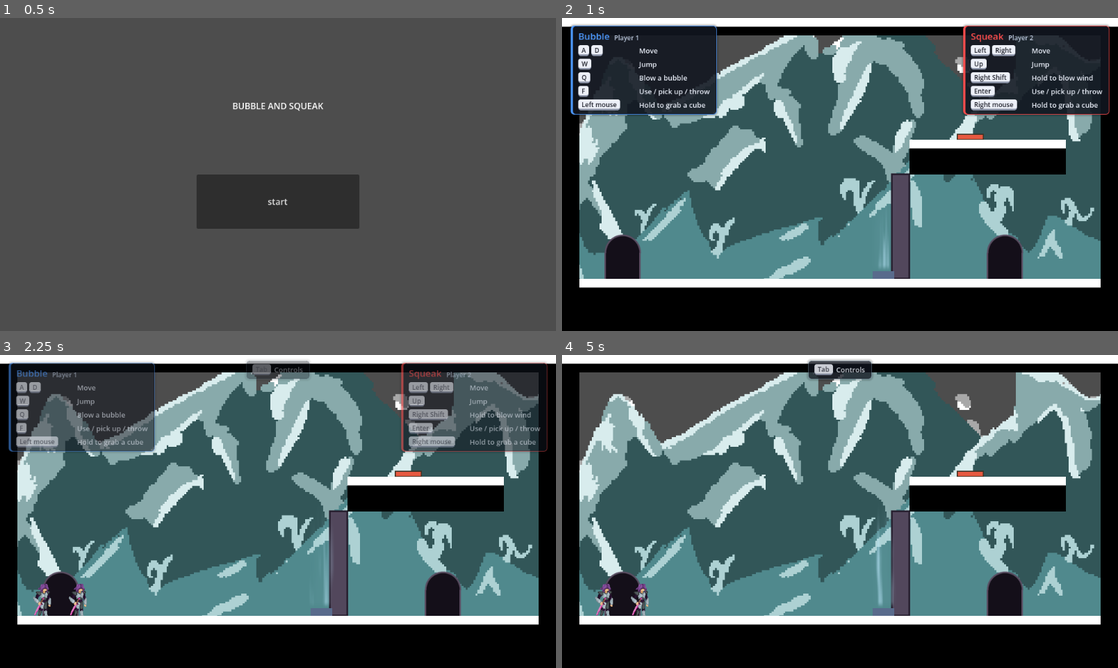
Above: before the commit, frames 1-4 (two rows, left to right).
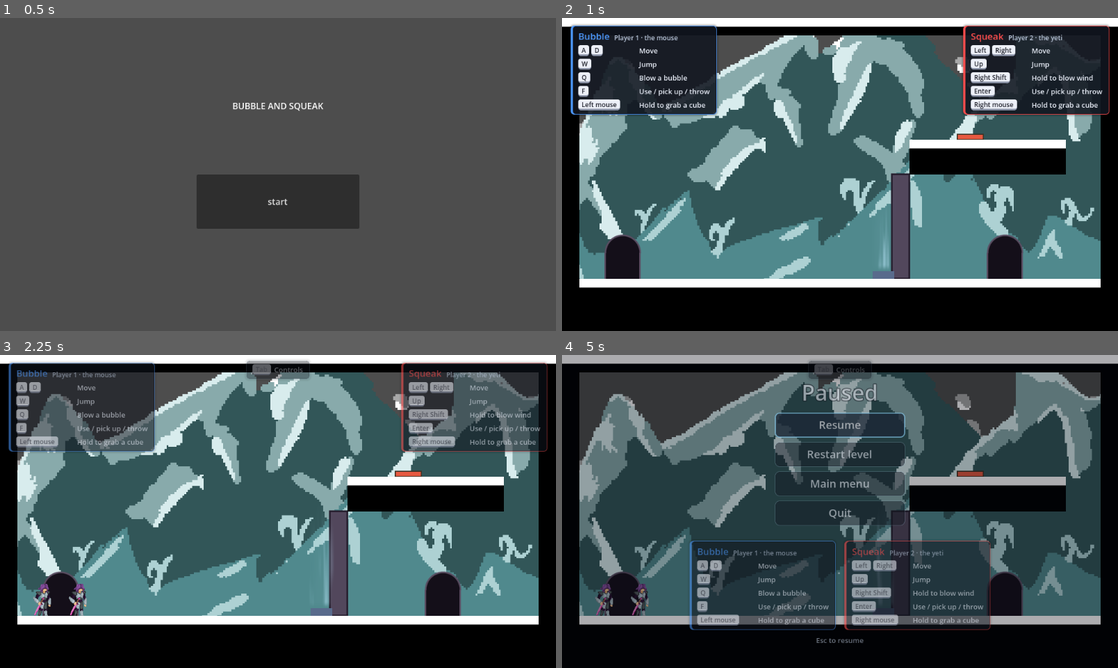
Above: after the commit, the same moments.

Repository: Michael-K-Williams/The-Eggbasket---ThreeThingGameSubmission2026
Game: Godot game, scene res://Scenes/main_menu.tscn
The game is run twice, just before and just after one commit, with the same random seed, the same clock (stepped at 60 frames per second) and the same inputs.
Inputs:
- Up to frame 1 (0.5 s): no input
- Up to frame 2 (1 s): click "start" at 0.5 s
- Up to frame 3 (2.25 s): hold Tab (toggle_controls) 1.28-2.03 s; tap Tab (toggle_controls) at 2.1 s
- Up to frame 4 (5 s): hold Tab (toggle_controls) 2.78-3.53 s; tap Tab (toggle_controls) at 3.6 s; tap Enter at 4.25 s; hold Tab (toggle_controls) from 4.28 s (still down); tap Escape (pause, bound only after the commit) at 4.9 s

Frame 1 is identical in both runs. In frame 2, 0.1% of the frame differs, in the area x 14-90%, y 5-8%; in frame 3, less than 0.1%; in frame 4, 67%, in the area x 0-100%, y 0-92%.

Commit message:
Add a pause menu
- Esc pauses any level: Resume, Restart level, Main menu, Quit, plus both
  control cards. It's an autoload so every level gets it, does nothing on
  the main menu
- UiStyle: shared button look for the menus
- Legend cards are static builders now so the menus reuse them, and the
  in-level legend tucks itself away while paused
- Cards say who's who: Bubble is the mouse, Squeak is the yeti

Diff:
--- /dev/null
+++ b/bubble-&-squeak-/Scenes/pause_menu.tscn
@@ -0,0 +1,6 @@
+[gd_scene format=3]
+
+[ext_resource type="Script" path="res://Scripts/pause_menu.gd" id="1_pause"]
+
+[node name="PauseMenu" type="CanvasLayer"]
+script = ExtResource("1_pause")
--- a/bubble-&-squeak-/Scripts/controls_legend.gd
+++ b/bubble-&-squeak-/Scripts/controls_legend.gd
@@ -10,6 +10,9 @@
 
 const BUBBLE_COL := Color(0.3, 0.6, 1.0)    # same as the cave orbs
 const SQUEAK_COL := Color(1.0, 0.3, 0.3)
+# Bubble's the mouse and Squeak's the yeti, the names are the wrong way round on purpose
+const P1_SUB := "Player 1 · the mouse"
+const P2_SUB := "Player 2 · the yeti"
 
 const P1_ROWS := [
 	[["A", "D"], "Move"],
@@ -35,6 +38,8 @@
 
 func _ready() -> void:
 	layer = 50
+	add_to_group("controls_legend")
+	process_mode = Node.PROCESS_MODE_ALWAYS   # so it can fade out while the game's paused
 
 	var screen := Control.new()
 	screen.set_anchors_preset(Control.PRESET_FULL_RECT)
@@ -48,20 +53,20 @@
 	_cards.offset_top = 14
 	_cards.mouse_filter = Control.MOUSE_FILTER_IGNORE
 	screen.add_child(_cards)
-	_cards.add_child(_card("Bubble", "Player 1", BUBBLE_COL, P1_ROWS))
+	_cards.add_child(card("Bubble", ControlsLegend.P1_SUB, BUBBLE_COL, P1_ROWS))
 	var spacer := Control.new()
 	spacer.size_flags_horizontal = Control.SIZE_EXPAND_FILL
 	spacer.mouse_filter = Control.MOUSE_FILTER_IGNORE
 	_cards.add_child(spacer)
-	_cards.add_child(_card("Squeak", "Player 2", SQUEAK_COL, P2_ROWS))
+	_cards.add_child(card("Squeak", ControlsLegend.P2_SUB, SQUEAK_COL, P2_ROWS))
 	_cards.modulate.a = 0.0
 
 	# small "Tab  Controls" tag, top middle, shown while the cards are hidden
 	var tag := HBoxContainer.new()
 	tag.add_theme_constant_override("separation", 6)
 	tag.mouse_filter = Control.MOUSE_FILTER_IGNORE
-	tag.add_child(_key("Tab"))
-	tag.add_child(_text("Controls", 13, Color(0.95, 0.97, 1.0)))
+	tag.add_child(key("Tab"))
+	tag.add_child(text("Controls", 13, Color(0.95, 0.97, 1.0)))
 	var tag_box := PanelContainer.new()
 	tag_box.add_theme_stylebox_override("panel", Hint.box_style())
 	tag_box.mouse_filter = Control.MOUSE_FILTER_IGNORE
@@ -78,6 +83,8 @@
 
 
 func _unhandled_input(event: InputEvent) -> void:
+	if get_tree().paused:
+		return   # the pause screen already shows the controls
 	if event.is_action_pressed("toggle_controls") and not event.is_echo():
 		_set_open(not _open)
 		if _open:
@@ -102,16 +109,37 @@
 		_tween.kill()
 	_tween = create_tween().set_parallel(true).set_trans(Tween.TRANS_SINE).set_ease(Tween.EASE_OUT)
 	_tween.tween_property(_cards, "modulate:a", 1.0 if value else 0.0, fade_time)
-	_tween.tween_property(_reminder, "modulate:a", 0.0 if value else 0.85, fade_time)
+	_tween.tween_property(_reminder, "modulate:a", _reminder_alpha(), fade_time)
+
+
+func _reminder_alpha() -> float:
+	return 0.0 if _open or get_tree().paused else 0.85
+
+
+var _was_paused := false
+
+func _process(_delta: float) -> void:
+	# hide the "Tab Controls" tag while the pause screen is up, bring it back after
+	var p := get_tree().paused
+	if p != _was_paused:
+		_was_paused = p
+		create_tween().tween_property(_reminder, "modulate:a", _reminder_alpha(), 0.15)
 
 
 func is_open() -> bool:
 	return _open
 
 
-# ---------- building bits ----------
-
-func _card(title: String, subtitle: String, colour: Color, rows: Array) -> Control:
+# the pause menu calls this so the two sets of cards don't stack up
+func close() -> void:
+	if _open:
+		_hide_timer = null
+		_set_open(false)
+
+
+# ---------- building bits, static so the pause menu and main menu can use them ----------
+
+static func card(title: String, subtitle: String, colour: Color, rows: Array) -> Control:
 	var sb := Hint.box_style()
 	sb.border_color = colour
 	sb.border_width_left = 4
@@ -128,8 +156,8 @@
 	var head := HBoxContainer.new()
 	head.add_theme_constant_override("separation", 8)
 	head.mouse_filter = Control.MOUSE_FILTER_IGNORE
-	head.add_child(_text(title, 17, colour))
-	var sub := _text(subtitle, 12, Color(0.75, 0.8, 0.88))
+	head.add_child(text(title, 17, colour))
+	var sub := text(subtitle, 12, Color(0.75, 0.8, 0.88))
 	sub.size_flags_vertical = Control.SIZE_SHRINK_END
 	head.add_child(sub)
 	col.add_child(head)
@@ -143,14 +171,14 @@
 		keys.custom_minimum_size.x = 104   # lines the action names up in a column
 		keys.mouse_filter = Control.MOUSE_FILTER_IGNORE
 		for k in row[0]:
-			keys.add_child(_key(k))
+			keys.add_child(key(k))
 		line.add_child(keys)
-		line.add_child(_text(row[1], 13, Color(0.92, 0.94, 0.98)))
+		line.add_child(text(row[1], 13, Color(0.92, 0.94, 0.98)))
 		col.add_child(line)
 	return card
 
 
-func _key(name: String) -> Control:
+static func key(name: String) -> Control:
 	# a keycap: light face with a darker lip along the bottom
 	var sb := StyleBoxFlat.new()
 	sb.bg_color = Color(0.93, 0.94, 0.97)
@@ -165,11 +193,11 @@
 	cap.add_theme_stylebox_override("panel", sb)
 	cap.mouse_filter = Control.MOUSE_FILTER_IGNORE
 	cap.size_flags_vertical = Control.SIZE_SHRINK_CENTER
-	cap.add_child(_text(name, 12, Color(0.12, 0.13, 0.17)))
+	cap.add_child(text(name, 12, Color(0.12, 0.13, 0.17)))
 	return cap
 
 
-func _text(s: String, size: int, colour: Color) -> Label:
+static func text(s: String, size: int, colour: Color) -> Label:
 	var l := Label.new()
 	l.text = s
 	l.add_theme_font_size_override("font_size", size)
--- /dev/null
+++ b/bubble-&-squeak-/Scripts/pause_menu.gd
@@ -0,0 +1,122 @@
+# Escape pauses the game in any level. It's an autoload (see project.godot),
+# so new levels get it for free. Does nothing on the main menu.
+extends CanvasLayer
+
+const MENU_SCENE := "res://Scenes/main_menu.tscn"
+
+var _overlay: Control
+var _resume: Button
+var _open := false
+var _tween: Tween
+
+
+func _ready() -> void:
+	layer = 90
+	process_mode = Node.PROCESS_MODE_ALWAYS   # keeps working while the tree is paused
+
+	_overlay = Control.new()
+	_overlay.set_anchors_preset(Control.PRESET_FULL_RECT)
+	add_child(_overlay)
+
+	var dim := ColorRect.new()
+	dim.color = Color(0.02, 0.03, 0.06, 0.6)
+	dim.set_anchors_preset(Control.PRESET_FULL_RECT)
+	_overlay.add_child(dim)
+
+	var centre := CenterContainer.new()
+	centre.set_anchors_preset(Control.PRESET_FULL_RECT)
+	_overlay.add_child(centre)
+
+	var col := VBoxContainer.new()
+	col.add_theme_constant_override("separation", 10)
+	col.alignment = BoxContainer.ALIGNMENT_CENTER
+	centre.add_child(col)
+	col.add_child(UiStyle.title("Paused", 40))
+
+	var buttons := VBoxContainer.new()
+	buttons.add_theme_constant_override("separation", 8)
+	buttons.size_flags_horizontal = Control.SIZE_SHRINK_CENTER
+	col.add_child(buttons)
+	_resume = _add_button(buttons, "Resume", func(): set_open(false))
+	_add_button(buttons, "Restart level", _restart)
+	_add_button(buttons, "Main menu", _to_menu)
+	_add_button(buttons, "Quit", func(): get_tree().quit())
+
+	var gap := Control.new()
+	gap.custom_minimum_size.y = 8
+	col.add_child(gap)
+	var cards := HBoxContainer.new()
+	cards.add_theme_constant_override("separation", 16)
+	cards.size_flags_horizontal = Control.SIZE_SHRINK_CENTER
+	cards.add_child(ControlsLegend.card("Bubble", ControlsLegend.P1_SUB, ControlsLegend.BUBBLE_COL, ControlsLegend.P1_ROWS))
+	cards.add_child(ControlsLegend.card("Squeak", ControlsLegend.P2_SUB, ControlsLegend.SQUEAK_COL, ControlsLegend.P2_ROWS))
+	col.add_child(cards)
+	var esc := ControlsLegend.text("Esc to resume", 13, Color(0.75, 0.8, 0.88))
+	esc.horizontal_alignment = HORIZONTAL_ALIGNMENT_CENTER
+	col.add_child(esc)
+
+	_overlay.visible = false
+	_overlay.modulate.a = 0.0
+
+
+func _add_button(parent: Control, label: String, action: Callable) -> Button:
+	var b := Button.new()
+	b.text = label
+	UiStyle.button(b)
+	b.pressed.connect(action)
+	parent.add_child(b)
+	return b
+
+
+func _unhandled_input(event: InputEvent) -> void:
+	if not event.is_action_pressed("pause") or event.is_echo():
+		return
+	if not _open and _on_menu():
+		return
+	set_open(not _open)
+	get_viewport().set_input_as_handled()
+
+
+func _on_menu() -> bool:
+	var scene := get_tree().current_scene
+	return scene == null or scene.scene_file_path == MENU_SCENE
+
+
+func set_open(value: bool) -> void:
+	_open = value
+	get_tree().paused = value
+	if _tween:
+		_tween.kill()
+	if value:
+		_overlay.visible = true
+		_resume.grab_focus()
+		# the pause screen has its own copy of the controls, tuck the level's one away
+		get_tree().call_group("controls_legend", "close")
+	_tween = create_tween()
+	_tween.tween_property(_overlay, "modulate:a", 1.0 if value else 0.0, 0.15)
+	if not value:
+		_tween.tween_callback(func(): _overlay.visible = false)
+
+
+func is_open() -> bool:
+	return _open
+
+
+func _restart() -> void:
+	_close_now()
+	get_tree().reload_current_scene()
+
+
+func _to_menu() -> void:
+	_close_now()
+	get_tree().change_scene_to_file(MENU_SCENE)
+
+
+# no fade when leaving the level, it'd still be showing over the next scene
+func _close_now() -> void:
+	if _tween:
+		_tween.kill()
+	_open = false
+	get_tree().paused = false
+	_overlay.visible = false
+	_overlay.modulate.a = 0.0
--- /dev/null
+++ b/bubble-&-squeak-/Scripts/ui_style.gd
@@ -0,0 +1,45 @@
+# Shared look for menu buttons so the main menu and pause menu match the
+# hint boxes and legend (those use Hint.box_style()).
+class_name UiStyle
+extends RefCounted
+
+const TEXT := Color(0.95, 0.97, 1.0)
+const ACCENT := Color(0.55, 0.85, 1.0)
+
+
+static func button(b: Button, font_size := 20) -> void:
+	b.add_theme_stylebox_override("normal", _box(Color(0.07, 0.09, 0.13, 0.82), Color(0.75, 0.9, 1.0, 0.35), 1))
+	b.add_theme_stylebox_override("hover", _box(Color(0.12, 0.17, 0.24, 0.92), ACCENT, 2))
+	b.add_theme_stylebox_override("focus", _box(Color(0.12, 0.17, 0.24, 0.92), ACCENT, 2))
+	b.add_theme_stylebox_override("pressed", _box(Color(0.2, 0.32, 0.45, 0.95), ACCENT, 2))
+	b.add_theme_font_size_override("font_size", font_size)
+	b.add_theme_color_override("font_color", TEXT)
+	b.add_theme_color_override("font_hover_color", Color.WHITE)
+	b.add_theme_color_override("font_focus_color", Color.WHITE)
+	b.add_theme_color_override("font_pressed_color", Color.WHITE)
+	b.custom_minimum_size = Vector2(240, 46)
+
+
+static func _box(bg: Color, edge: Color, width: int) -> StyleBoxFlat:
+	var sb := StyleBoxFlat.new()
+	sb.bg_color = bg
+	sb.border_color = edge
+	sb.set_border_width_all(width)
+	sb.set_corner_radius_all(8)
+	sb.content_margin_left = 16
+	sb.content_margin_right = 16
+	sb.content_margin_top = 6
+	sb.content_margin_bottom = 8
+	return sb
+
+
+static func title(s: String, size: int, colour := TEXT) -> Label:
+	var l := Label.new()
+	l.text = s
+	l.horizontal_alignment = HORIZONTAL_ALIGNMENT_CENTER
+	l.add_theme_font_size_override("font_size", size)
+	l.add_theme_color_override("font_color", colour)
+	l.add_theme_color_override("font_outline_color", Color(0.05, 0.07, 0.1))
+	l.add_theme_constant_override("outline_size", maxi(4, size / 6))
+	l.mouse_filter = Control.MOUSE_FILTER_IGNORE
+	return l
--- a/bubble-&-squeak-/project.godot
+++ b/bubble-&-squeak-/project.godot
@@ -24,6 +24,10 @@
 window/size/viewport_width=1024
 window/size/viewport_height=576
 window/stretch/mode="viewport"
+
+[autoload]
+
+PauseMenu="*res://Scenes/pause_menu.tscn"
 
 [input]
 
@@ -87,6 +91,11 @@
 "events": [Object(InputEventKey,"resource_local_to_scene":false,"resource_name":"","device":-1,"window_id":0,"alt_press …(195 unchanged characters)…
 ]
 }
+pause={
+"deadzone": 0.2,
+"events": [Object(InputEventKey,"resource_local_to_scene":false,"resource_name":"","device":-1,"window_id":0,"alt_pressed":false,"shift_pressed":false,"ctrl_pressed":false,"meta_pressed":false,"pressed":false,"keycode":0,"physical_keycode":4194305,"key_label":0,"unicode":0,"location":0,"echo":false,"script":null)
+]
+}
 toggle_controls={
 "deadzone": 0.2,
 "events": [Object(InputEventKey,"resource_local_to_scene":false,"resource_name":"","device":-1,"window_id":0,"alt_press …(195 unchanged characters)…
Not shown, added: bubble-&-squeak-/Scripts/pause_menu.gd.uid
Not shown, added: bubble-&-squeak-/Scripts/ui_style.gd.uid
